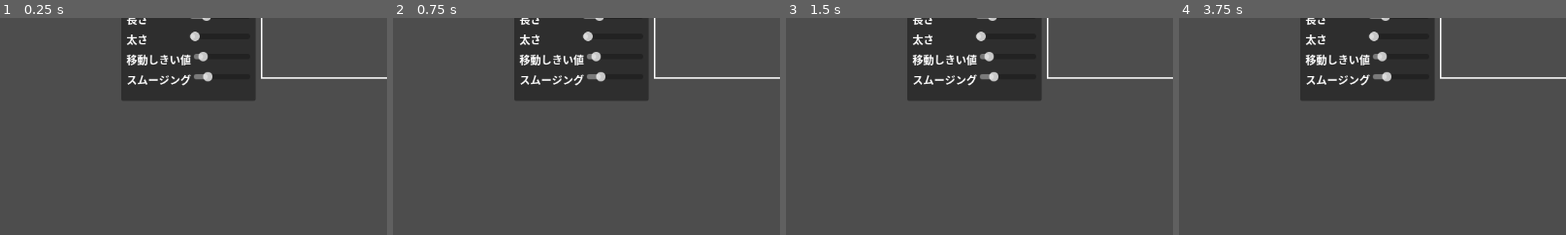
Above: before the commit, frames 1-4 (left to right).
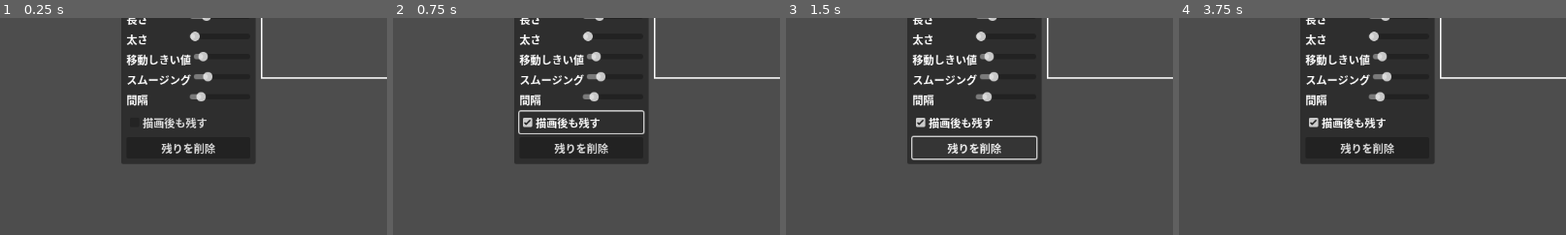
Above: after the commit, the same moments.

Repository: UnchiBurio/peintosoftGodot
Game: Godot game, scene res://Main.tscn
Two runs of this game, one before a commit and one after it. Both use one fixed random seed, a clock stepped at 60 frames per second and the inputs below.
Inputs (mouse positions are % of the whole screen's width and height, from its top left):
- Up to frame 1 (0.25 s): no input
- Up to frame 2 (0.75 s): click (24, 59) at 0.5 s, where only the run after the commit has a clickable "描画後も残す"
- Up to frame 3 (1.5 s): click (24, 65) at 1.25 s, where only the run after the commit has a clickable "残りを削除"
- Up to frame 4 (3.75 s): click "File" at 2 s; click "Edit" at 2.75 s; click "ペン" at 3.5 s
The pictures show only the part of the screen within x 0-50%, y 35-85%; the shares and areas given below are measured in that part.

The runs differ from the first frame. In frame 1, 9.8% of the frame differs, in the area x 31-66%, y 33-67%; in frame 2, 9.7%; in frame 3, 7.2%; in frame 4, 9.8%.

Commit message:
Add directional crosshair trail markers

Diff:
--- a/Main.gd
+++ b/Main.gd
@@ -19,6 +19,9 @@
 @onready var crosshair_thickness_slider: HSlider = $CrosshairWindow/MarginContainer/VBoxContainer/CrosshairThicknessRow/CrosshairThicknessSlider
 @onready var crosshair_min_movement_slider: HSlider = $CrosshairWindow/MarginContainer/VBoxContainer/CrosshairMinMovementRow/CrosshairMinMovementSlider
 @onready var crosshair_smoothing_slider: HSlider = $CrosshairWindow/MarginContainer/VBoxContainer/CrosshairSmoothingRow/CrosshairSmoothingSlider
+@onready var crosshair_trail_interval_slider: HSlider = $CrosshairWindow/MarginContainer/VBoxContainer/CrosshairTrailIntervalRow/CrosshairTrailIntervalSlider
+@onready var crosshair_trail_persist_checkbox: CheckBox = $CrosshairWindow/MarginContainer/VBoxContainer/CrosshairTrailPersistCheckBox
+@onready var crosshair_trail_clear_button: Button = $CrosshairWindow/MarginContainer/VBoxContainer/CrosshairTrailClearButton
 
 var active_paint_canvas: Node2D = null
 
@@ -46,6 +49,8 @@
 var directional_crosshair_thickness: float = 1.0
 var directional_crosshair_min_movement: float = 2.0
 var directional_crosshair_smoothing: float = 0.2
+var directional_crosshair_trail_interval: float = 20.0
+var directional_crosshair_trail_persist: bool = false
 
 # ナビゲーター関連の変数
 var show_navigator: bool = true
@@ -74,6 +79,8 @@
 	crosshair_thickness_slider.value = directional_crosshair_thickness
 	crosshair_min_movement_slider.value = directional_crosshair_min_movement
 	crosshair_smoothing_slider.value = directional_crosshair_smoothing
+	crosshair_trail_interval_slider.value = directional_crosshair_trail_interval
+	crosshair_trail_persist_checkbox.button_pressed = directional_crosshair_trail_persist
 
 	# ナビゲーター用のViewportTextureを設定
 	navigator_texture_rect.texture = navigator_viewport.get_texture()
@@ -431,6 +438,8 @@
 	canvas.directional_crosshair_thickness = directional_crosshair_thickness
 	canvas.directional_crosshair_min_movement = directional_crosshair_min_movement
 	canvas.directional_crosshair_smoothing = directional_crosshair_smoothing
+	canvas.directional_crosshair_trail_interval = directional_crosshair_trail_interval
+	canvas.directional_crosshair_trail_persist = directional_crosshair_trail_persist
 	canvas.queue_redraw()
 
 func _on_crosshair_enabled_toggled(pressed: bool) -> void:
@@ -464,3 +473,15 @@
 func _on_crosshair_smoothing_changed(value: float) -> void:
 	directional_crosshair_smoothing = value
 	_apply_directional_crosshair_settings(active_paint_canvas)
+
+func _on_crosshair_trail_interval_changed(value: float) -> void:
+	directional_crosshair_trail_interval = value
+	_apply_directional_crosshair_settings(active_paint_canvas)
+
+func _on_crosshair_trail_persist_toggled(pressed: bool) -> void:
+	directional_crosshair_trail_persist = pressed
+	_apply_directional_crosshair_settings(active_paint_canvas)
+
+func _on_crosshair_trail_clear_pressed() -> void:
+	if active_paint_canvas and active_paint_canvas.has_method("clear_crosshair_trail"):
+		active_paint_canvas.clear_crosshair_trail()
--- a/Main.tscn
+++ b/Main.tscn
@@ -151,8 +151,8 @@
 offset_left = 180.0
 offset_top = 50.0
 offset_right = 380.0
-offset_bottom = 290.0
-custom_minimum_size = Vector2(200, 300)
+offset_bottom = 360.0
+custom_minimum_size = Vector2(200, 360)
 script = ExtResource("3_ticcg")
 
 [node name="MarginContainer" type="MarginContainer" parent="CrosshairWindow"]
@@ -278,6 +278,30 @@
 max_value = 1.0
 step = 0.05
 value = 0.2
+
+[node name="CrosshairTrailIntervalRow" type="HBoxContainer" parent="CrosshairWindow/MarginContainer/VBoxContainer"]
+layout_mode = 2
+
+[node name="CrosshairTrailIntervalLabel" type="Label" parent="CrosshairWindow/MarginContainer/VBoxContainer/CrosshairTrailIntervalRow"]
+layout_mode = 2
+size_flags_horizontal = 3
+text = "間隔"
+
+[node name="CrosshairTrailIntervalSlider" type="HSlider" parent="CrosshairWindow/MarginContainer/VBoxContainer/CrosshairTrailIntervalRow"]
+layout_mode = 2
+size_flags_horizontal = 3
+min_value = 4.0
+max_value = 128.0
+step = 1.0
+value = 20.0
+
+[node name="CrosshairTrailPersistCheckBox" type="CheckBox" parent="CrosshairWindow/MarginContainer/VBoxContainer"]
+layout_mode = 2
+text = "描画後も残す"
+
+[node name="CrosshairTrailClearButton" type="Button" parent="CrosshairWindow/MarginContainer/VBoxContainer"]
+layout_mode = 2
+text = "残りを削除"
 
 [connection signal="pressed" from="ToolWindow/MarginContainer/VBoxContainer/BrushButton" to="." method="_on_brush_button_pressed"]
 [connection signal="pressed" from="ToolWindow/MarginContainer/VBoxContainer/EraserButton" to="." method="_on_eraser_button_pressed"]
@@ -292,3 +316,6 @@
 [connection signal="value_changed" from="CrosshairWindow/MarginContainer/VBoxContainer/CrosshairThicknessRow/CrosshairThicknessSlider" to="." method="_on_crosshair_thickness_changed"]
 [connection signal="value_changed" from="CrosshairWindow/MarginContainer/VBoxContainer/CrosshairMinMovementRow/CrosshairMinMovementSlider" to="." method="_on_crosshair_min_movement_changed"]
 [connection signal="value_changed" from="CrosshairWindow/MarginContainer/VBoxContainer/CrosshairSmoothingRow/CrosshairSmoothingSlider" to="." method="_on_crosshair_smoothing_changed"]
+[connection signal="value_changed" from="CrosshairWindow/MarginContainer/VBoxContainer/CrosshairTrailIntervalRow/CrosshairTrailIntervalSlider" to="." method="_on_crosshair_trail_interval_changed"]
+[connection signal="toggled" from="CrosshairWindow/MarginContainer/VBoxContainer/CrosshairTrailPersistCheckBox" to="." method="_on_crosshair_trail_persist_toggled"]
+[connection signal="pressed" from="CrosshairWindow/MarginContainer/VBoxContainer/CrosshairTrailClearButton" to="." method="_on_crosshair_trail_clear_pressed"]
--- a/canvas/CanvasDraw.gd
+++ b/canvas/CanvasDraw.gd
@@ -242,30 +242,37 @@
 			)
 
 	# 回転クロスヘアの描画
-	if paint_canvas.show_directional_crosshair and paint_canvas.is_drawing:
-		if paint_canvas._is_position_in_canvas(paint_canvas.directional_crosshair_position):
-			var cross_primary_color = paint_canvas.directional_crosshair_primary_color
-			var cross_secondary_color = paint_canvas.directional_crosshair_secondary_color
-			cross_primary_color.a = paint_canvas.directional_crosshair_alpha
-			cross_secondary_color.a = paint_canvas.directional_crosshair_alpha
-			var half_length = paint_canvas.directional_crosshair_length * 0.5
-			var thickness = paint_canvas.directional_crosshair_thickness
-			var direction = Vector2(cos(paint_canvas.directional_crosshair_angle), sin(paint_canvas.directional_crosshair_angle))
-			var perpendicular = direction.rotated(PI / 2.0)
-			var center = paint_canvas.directional_crosshair_position
-
-			paint_canvas.draw_line(
-				center - direction * half_length,
-				center + direction * half_length,
-				cross_primary_color,
-				thickness
-			)
-			paint_canvas.draw_line(
-				center - perpendicular * half_length,
-				center + perpendicular * half_length,
-				cross_secondary_color,
-				thickness
-			)
+	if paint_canvas.show_directional_crosshair:
+		for mark in paint_canvas.directional_crosshair_trail_marks:
+			if paint_canvas._is_position_in_canvas(mark.position):
+				_draw_directional_crosshair_at(mark.position, mark.angle)
+		if paint_canvas.is_drawing and paint_canvas._is_position_in_canvas(paint_canvas.directional_crosshair_position):
+			_draw_directional_crosshair_at(
+				paint_canvas.directional_crosshair_position,
+				paint_canvas.directional_crosshair_angle
+			)
+
+func _draw_directional_crosshair_at(center: Vector2, angle: float) -> void:
+	var cross_primary_color = paint_canvas.directional_crosshair_primary_color
+	var cross_secondary_color = paint_canvas.directional_crosshair_secondary_color
+	cross_primary_color.a = paint_canvas.directional_crosshair_alpha
+	cross_secondary_color.a = paint_canvas.directional_crosshair_alpha
+	var half_length = paint_canvas.directional_crosshair_length * 0.5
+	var thickness = paint_canvas.directional_crosshair_thickness
+	var direction = Vector2(cos(angle), sin(angle))
+	var perpendicular = direction.rotated(PI / 2.0)
+	paint_canvas.draw_line(
+		center - direction * half_length,
+		center + direction * half_length,
+		cross_primary_color,
+		thickness
+	)
+	paint_canvas.draw_line(
+		center - perpendicular * half_length,
+		center + perpendicular * half_length,
+		cross_secondary_color,
+		thickness
+	)
 
 func _draw_grid():
 	var size = paint_canvas.canvas_size
--- a/canvas/CanvasInput.gd
+++ b/canvas/CanvasInput.gd
@@ -87,6 +87,7 @@
 					paint_canvas.directional_crosshair_smoothing
 				)
 				paint_canvas.directional_crosshair_position = new_position
+			paint_canvas.update_crosshair_trail(new_position, paint_canvas.directional_crosshair_angle)
 			paint_canvas.queue_redraw()
 
 	# マウスボタンとタッチ入力の処理
@@ -153,6 +154,8 @@
 								if !paint_canvas.is_drawing:
 									paint_canvas.start_stroke_recording()
 									paint_canvas.commit_line(local_pos, local_pos, _get_stroke_color_for_tool(main), Main.stroke_width)
+									if paint_canvas.show_directional_crosshair:
+										paint_canvas.start_crosshair_trail(local_pos)
 								paint_canvas.is_drawing = true
 								paint_canvas.last_draw_position = local_pos
 								last_input_position = local_pos
@@ -165,6 +168,8 @@
 								paint_canvas.is_drawing = false
 								if paint_canvas.last_draw_position != local_pos:
 									paint_canvas.commit_line(local_pos, local_pos, _get_stroke_color_for_tool(main), Main.stroke_width)
+								if paint_canvas.show_directional_crosshair:
+									paint_canvas.finish_crosshair_trail()
 								paint_canvas.finish_stroke_recording()
 
 						paint_canvas.get_viewport().set_input_as_handled()
--- a/canvas/PaintCanvas.gd
+++ b/canvas/PaintCanvas.gd
@@ -69,6 +69,20 @@
 var directional_crosshair_position: Vector2 = Vector2.ZERO
 var directional_crosshair_min_movement: float = 2.0
 var directional_crosshair_smoothing: float = 0.2
+var directional_crosshair_trail_interval: float = 20.0
+var directional_crosshair_trail_persist: bool = false
+var directional_crosshair_trail_marks: Array = []
+var directional_crosshair_trail_distance: float = 0.0
+var directional_crosshair_trail_last_position: Vector2 = Vector2.ZERO
+
+class CrosshairTrailMark:
+	extends RefCounted
+	var position: Vector2
+	var angle: float
+
+	func _init(mark_position: Vector2, mark_angle: float):
+		position = mark_position
+		angle = mark_angle
 
 # 描画関連の変数
 var stroke_history: Array = []
@@ -183,6 +197,45 @@
 
 func _draw():
 	canvas_draw.draw()
+
+func start_crosshair_trail(position: Vector2) -> void:
+	directional_crosshair_trail_last_position = position
+	directional_crosshair_trail_distance = 0.0
+
+func update_crosshair_trail(new_position: Vector2, angle: float) -> void:
+	if directional_crosshair_trail_interval <= 0.0:
+		return
+	var segment = new_position - directional_crosshair_trail_last_position
+	var segment_length = segment.length()
+	if segment_length <= 0.0:
+		return
+	var direction = segment / segment_length
+	var remaining = segment_length
+	var current_pos = directional_crosshair_trail_last_position
+	while directional_crosshair_trail_distance + remaining >= directional_crosshair_trail_interval:
+		var distance_needed = directional_crosshair_trail_interval - directional_crosshair_trail_distance
+		var mark_position = current_pos + direction * distance_needed
+		_add_crosshair_trail_mark(mark_position, angle)
+		current_pos = mark_position
+		remaining -= distance_needed
+		directional_crosshair_trail_distance = 0.0
+	if remaining > 0.0:
+		directional_crosshair_trail_distance += remaining
+		current_pos += direction * remaining
+	directional_crosshair_trail_last_position = current_pos
+
+func finish_crosshair_trail() -> void:
+	if directional_crosshair_trail_persist:
+		return
+	clear_crosshair_trail()
+
+func clear_crosshair_trail() -> void:
+	directional_crosshair_trail_marks.clear()
+	queue_redraw()
+
+func _add_crosshair_trail_mark(position: Vector2, angle: float) -> void:
+	directional_crosshair_trail_marks.append(CrosshairTrailMark.new(position, angle))
+	queue_redraw()
 
 func _draw_resize_handles():
 	var handle_color = Color(0.2, 0.6, 1.0, 0.8)
